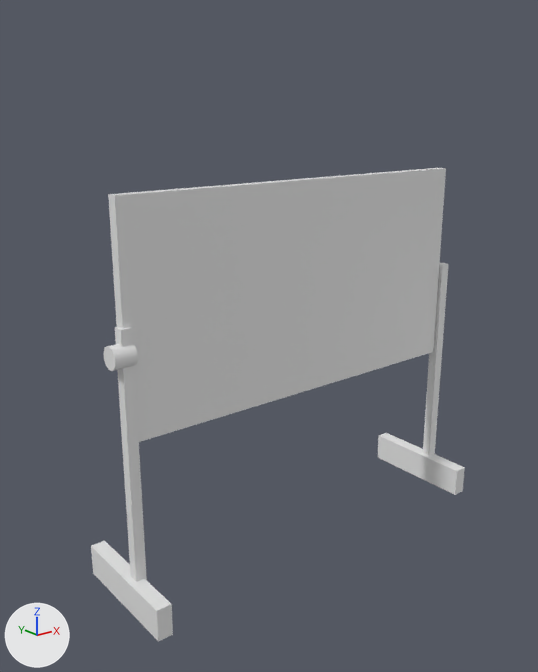
Two versions of the COLLADA model robert_gazebo/meshes/collison_board_stand.dae, one commit apart.
Camera for both pictures: a 50 mm camera at (-221.0, -256.0, 83.0) aimed at (-10.0, 7.0, -22.0). The lights are fixed; the arrows at lower left show +X, +Y and +Z. Where no turn or scale is listed for an object, it has been applied to the vertices.
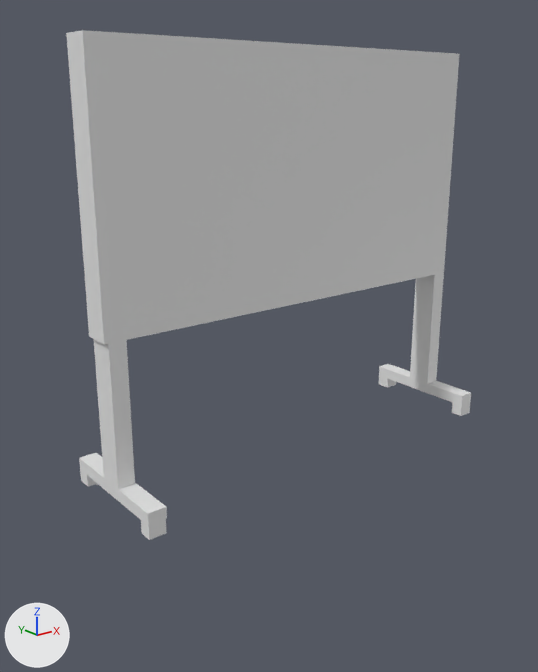
The change in detail:
Mesh me_cube is new.
It has 84 vertices, 158 faces and spans x -103.0..98.0, y -28.0..32.0, z -73.0..112.0.
Mesh me_blackboard_stand is new.
It has 3724 vertices, 7032 faces and spans x -100.0..100.0, y -30.0..30.0, z -78.0..106.0.
Object 'Cube_005' (ob_cube_005) is deleted.
Object 'Cube_001' (ob_cube_001) is deleted.
Object 'Cube_002' (ob_cube_002) is deleted.
Object 'Cube_003' (ob_cube_003) is deleted.
Object 'Cube_004' (ob_cube_004) is deleted.
Object 'Cylinder_001' (ob_cylinder_001) is deleted.
Object 'Cube' (ob_cube) is new; it shows me_cube.
Its location is (2.0, -2.1, -5.4).
Object 'Blackboard_Stand' (ob_blackboard_stand) is new; it shows me_blackboard_stand.
Its location is (0.0, 0.0, 0.0).

Where the change shows, as pixel boxes (x1, y1, x2, y2) in the pictures (538 x 672 px):
'Cube', added: after (66, 30, 471, 540)
'Cube_005', deleted: before (108, 168, 446, 442)
'Cube_003', deleted: before (115, 327, 147, 582)
'Cube_004', deleted: before (91, 541, 173, 642)
'Cube_001', deleted: before (378, 433, 465, 495)
'Cube_002', deleted: before (423, 263, 449, 456)
'Blackboard_Stand', added: after (87, 364, 470, 519)
'Cylinder_001', deleted: before (103, 344, 138, 371)
